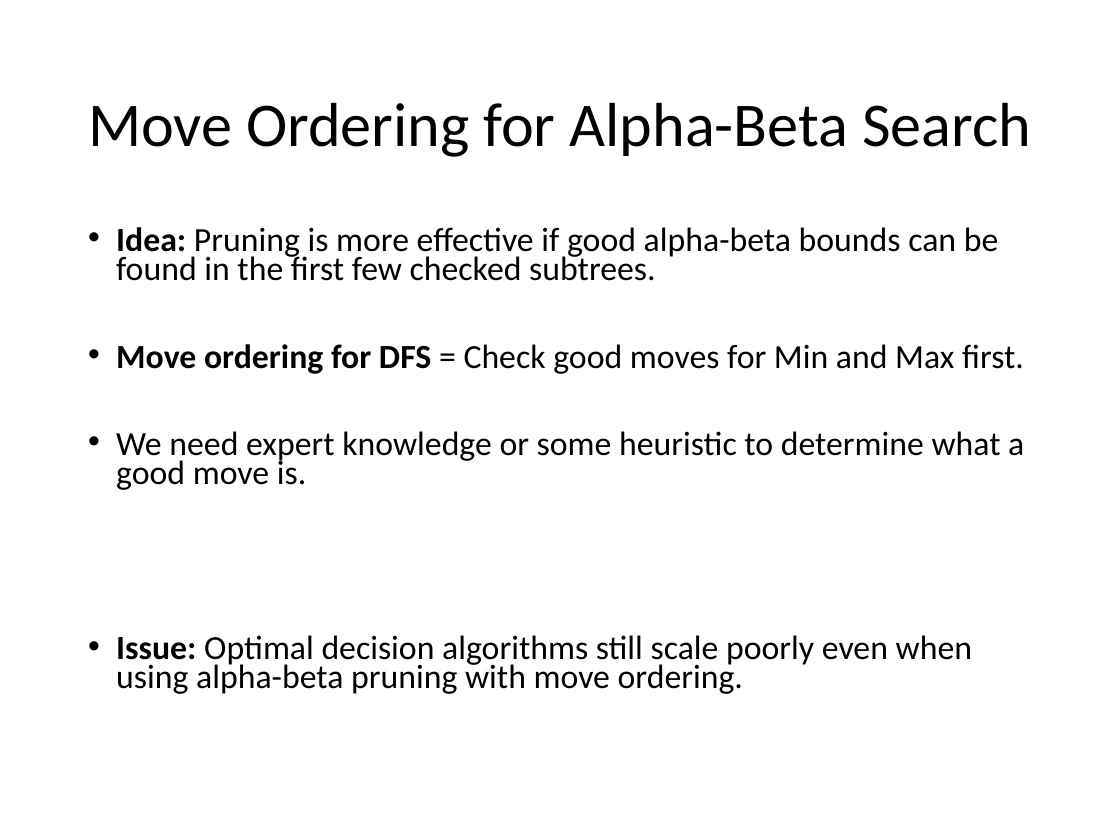
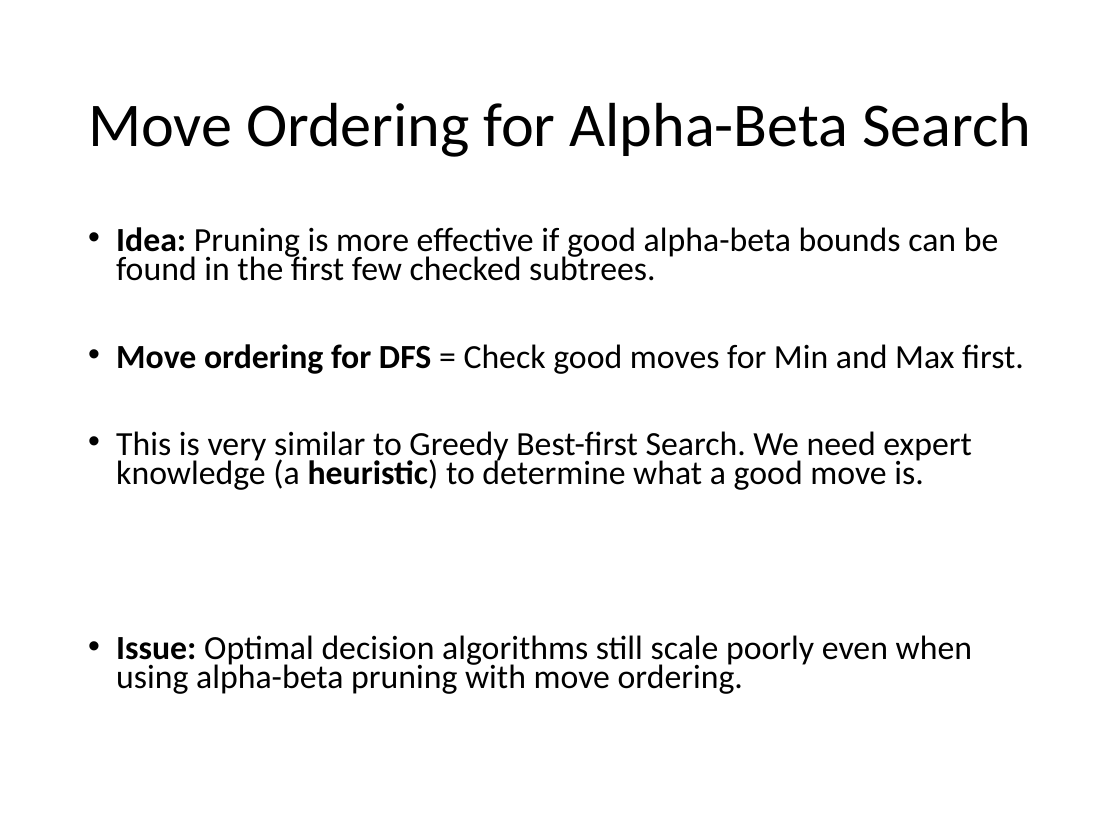
Before and after one commit to mhahsler/CS7320-AI, a slide deck: slide 26 of slides/05_games.pptx. Drawn at 1120x840 pixels with LibreOffice and Linux fonts; fonts in the diff are those of the drawing. Boxes give left, top, right and bottom in pixels: in the first picture for what was removed or moved away, otherwise in the second. Text is boxed around its words. In the diff, an @@ line names an element or a change of style, - is before the commit and + after.

```diff
--- a/slides/05_games.pptx
+++ b/slides/05_games.pptx
@@ text at bbox=[116, 431, 971, 490]: text changed @@
-• We need expert knowledge or some heuristic to determine what a good move is.
+• This is very similar to Greedy Best-first Search. We need expert knowledge (a heuristic) to determine what a good move is.
```
Also in this commit, not shown: 4 other slides changed, 1 other file.
